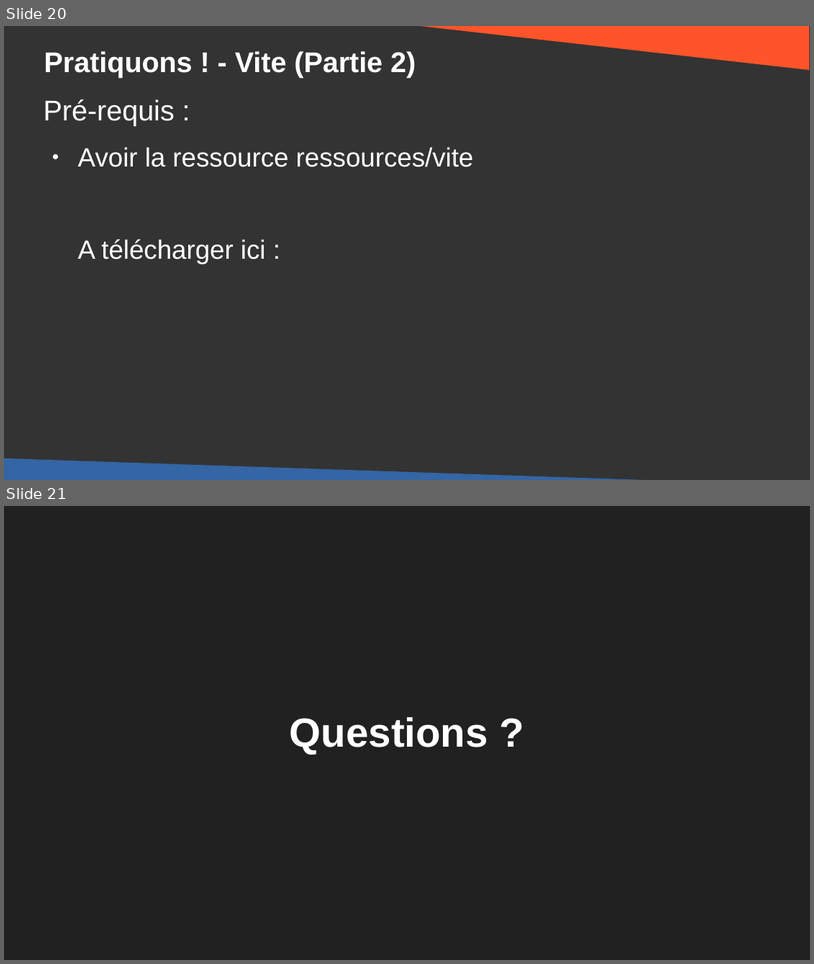
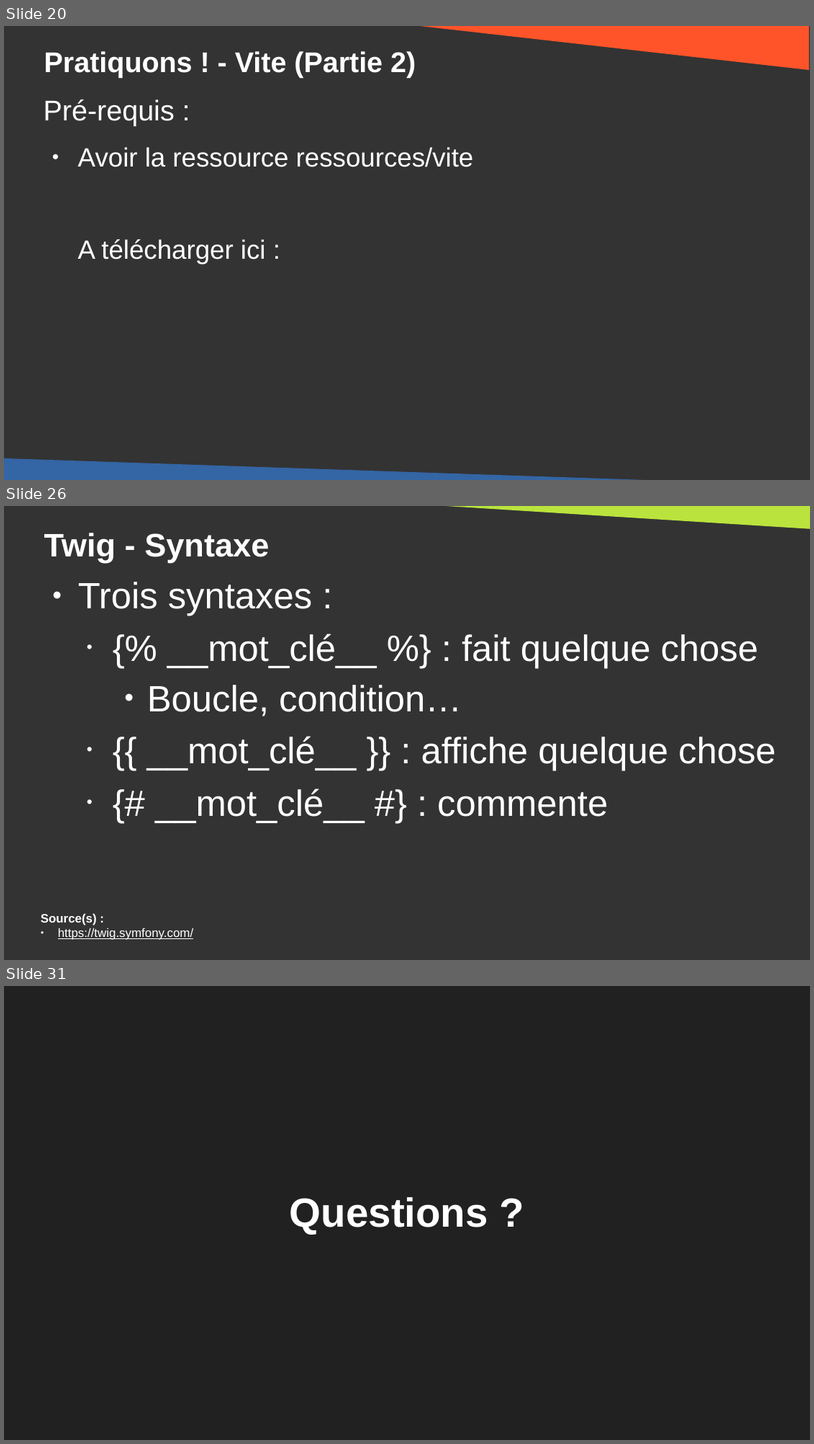
Before and after one commit to DanYellow/cours, a slide deck: developpement-front-s5/travaux-pratiques/numero-4/presentation.odp. Shown one above the other, each under a label of ours: slides 20 and 21 before the commit, slides 20, 26 and 31 after it; the slides between them are not shown. The pictures are 814x964 and 814x1444 pixels, drawn with LibreOffice and Linux fonts; fonts in the diff are those of the drawing. Boxes give left, top, right and bottom in pixels: in the first picture for what was removed or moved away, otherwise in the second. Text is boxed around its words. In the diff, an @@ line names an element or a change of style, - is before the commit and + after.

```diff
--- a/developpement-front-s5/travaux-pratiques/numero-4/presentation.odp
+++ b/developpement-front-s5/travaux-pratiques/numero-4/presentation.odp
@@ slide 26 added at (4, 506, 810, 960), background #333333 @@
@@ right triangle added at (395, 506, 810, 530), fill #BBE33D @@
@@ title added at (44, 533, 269, 562), 32 pt, text #FFFFFF, bold @@
+Twig - Syntaxe
@@ text added at (78, 582, 777, 823), 36 pt, text #FFFFFF @@
+● Trois syntaxes :
+  • {% __mot_clé__ %} : fait quelque chose
+    ● Boucle, condition…
+  • {{ __mot_clé__ }} : affiche quelque chose
+  • {# __mot_clé__ #} : commente
@@ text added at (41, 913, 193, 939), 12 pt, text #FFFFFF, underline @@
+Source(s) :
+● https://twig.symfony.com/
@@ what was slide 21 is now slide 31 @@
```
Also in this commit, not shown: 1 slide changed, 9 other slides added, 2 other files.
